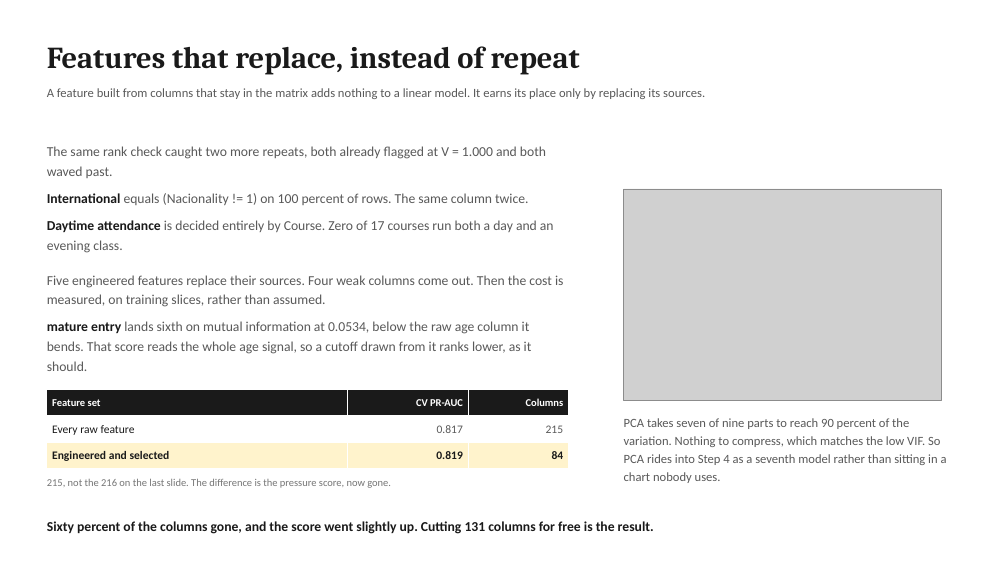
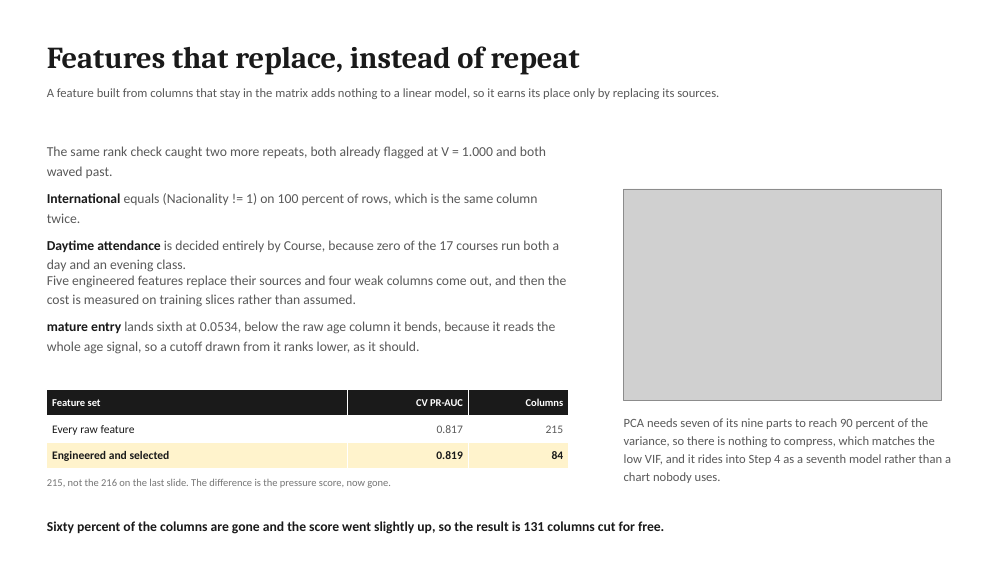
Before and after one commit to jeryldev/pgdaiml-capstone, a slide deck: slide 6 of presentations/technical.pptx. Drawn at 1008x567 pixels with LibreOffice and Linux fonts; fonts in the diff are those of the drawing; grey boxes stand for pictures. Boxes give left, top, right and bottom in pixels: in the first picture for what was removed or moved away, otherwise in the second. Text is boxed around its words. In the diff, an @@ line names an element or a change of style, - is before the commit and + after.

```diff
--- a/presentations/technical.pptx
+++ b/presentations/technical.pptx
@@ text at (x1=47, y1=88, x2=719, y2=99): text changed @@
-A feature built from columns that stay in the matrix adds nothing to a linear model. It earns its place only by replacing its sources.
+A feature built from columns that stay in the matrix adds nothing to a linear model, so it earns its place only by replacing its sources.
@@ text at (x1=47, y1=193, x2=560, y2=252): text changed @@
-International equals (Nacionality != 1) on 100 percent of rows. The same column twice.
-Daytime attendance is decided entirely by Course. Zero of 17 courses run both a day and an evening class.
+International equals (Nacionality != 1) on 100 percent of rows, which is the same column twice.
+Daytime attendance is decided entirely by Course, because zero of the 17 courses run both a day and an evening class.
@@ text at (x1=47, y1=275, x2=567, y2=354): text changed @@
-Five engineered features replace their sources. Four weak columns come out. Then the cost is measured, on training slices, rather than assumed.
-mature entry lands sixth on mutual information at 0.0534, below the raw age column it bends. That score reads the whole age signal, so a cutoff drawn from it ranks lower, as it should.
+Five engineered features replace their sources and four weak columns come out, and then the cost is measured on training slices rather than assumed.
+mature entry lands sixth at 0.0534, below the raw age column it bends, because it reads the whole age signal, so a cutoff drawn from it ranks lower, as it should.
@@ text at (x1=624, y1=418, x2=951, y2=483): text changed @@
-PCA takes seven of nine parts to reach 90 percent of the variation. Nothing to compress, which matches the low VIF. So PCA rides into Step 4 as a seventh model rather than sitting in a chart nobody uses.
+PCA needs seven of its nine parts to reach 90 percent of the variance, so there is nothing to compress, which matches the low VIF, and it rides into Step 4 as a seventh model rather than a chart nobody uses.
@@ text at (x1=47, y1=521, x2=664, y2=534): text changed @@
-Sixty percent of the columns gone, and the score went slightly up. Cutting 131 columns for free is the result.
+Sixty percent of the columns are gone and the score went slightly up, so the result is 131 columns cut for free.
```
Also in this commit, not shown: 10 other slides changed, 9 other files.
